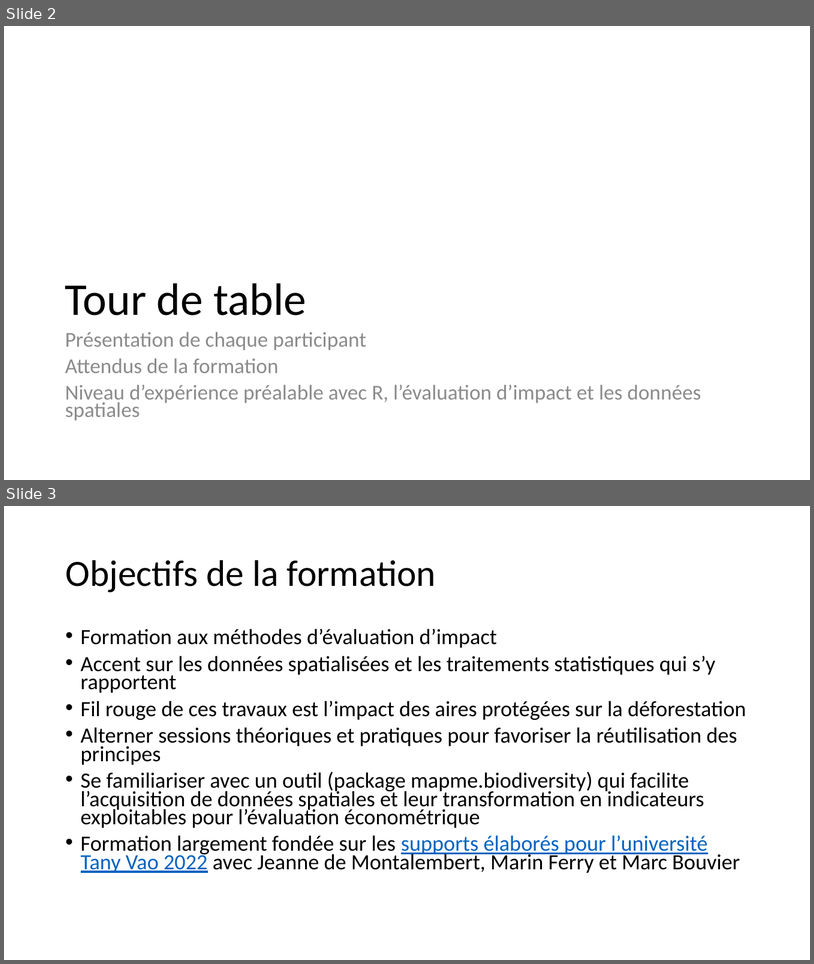
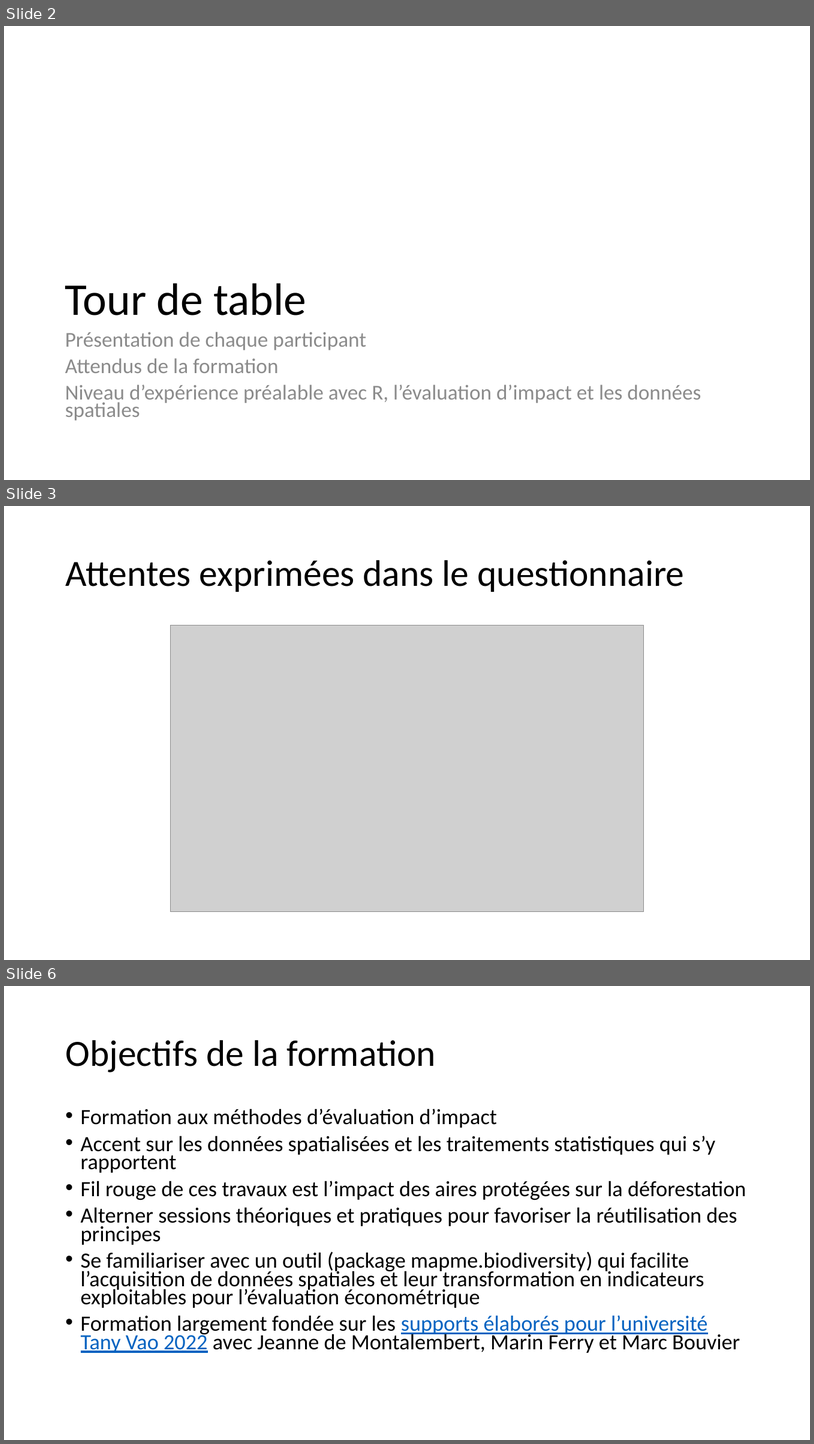
Before and after one commit to BETSAKA/statcap_impact_training, a slide deck: slides/fr/Jour 1_Introduction_Fondamentaux.pptx. Shown one above the other, each under a label of ours: slides 2 and 3 before the commit, slides 2, 3 and 6 after it; the slides between them are not shown. The pictures are 814x964 and 814x1444 pixels, drawn with LibreOffice and Linux fonts; fonts in the diff are those of the drawing; grey boxes stand for pictures. Boxes give left, top, right and bottom in pixels: in the first picture for what was removed or moved away, otherwise in the second. Text is boxed around its words. In the diff, an @@ line names an element or a change of style, - is before the commit and + after.

```diff
--- a/slides/fr/Jour 1_Introduction_Fondamentaux.pptx
+++ b/slides/fr/Jour 1_Introduction_Fondamentaux.pptx
@@ slide 3 added at bbox=[4, 506, 810, 960], background #FFFFFF @@
@@ title added at bbox=[65, 560, 684, 592], 44 pt, text #000000 @@
+Attentes exprimées dans le questionnaire
@@ picture added at bbox=[171, 625, 644, 912] @@
@@ what was slide 3 is now slide 6 @@
```
Also in this commit, not shown: 4 slides changed, 3 other slides added, 18 slides removed, 3 other files.
